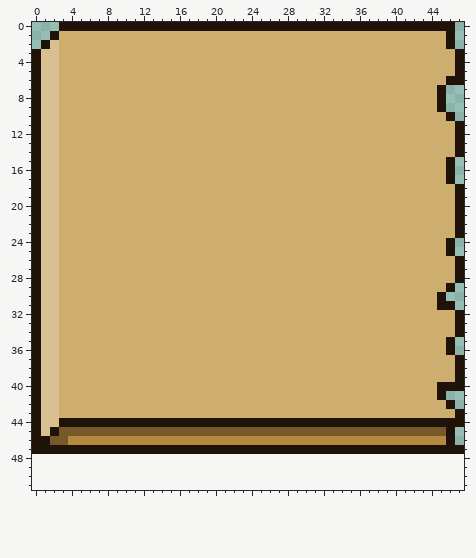
Edited in one commit: pixel-art sprite (Art/16x16 Pixel Art Roguelike (Forest) Pack/ui/book_ui_9-patch_right.png). This is how it looked before the edit.
The file is 48x48 pixels. The old version is drawn lined up with the new one, on the new canvas.
After:
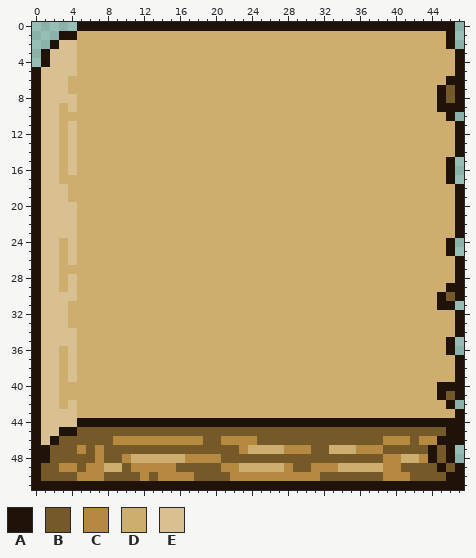
Palette (. is transparent): A #1f1209  B #755929  C #b58a40  D #ceae6f  E #d9c091
Changes in this commit:
canvas 48x48 -> 48x52
Changed rows in their new state; - is an unchanged pixel.
first column x 0:
 0 ---..-------------------------------------------
 1 --.AA-------------------------------------------
 2 -.AEE-------------------------------------------
 3 .A-EE-------------------------------------------
 4 .A-EE-------------------------------------------
 5 ---EE-------------------------------------------
 6 ---E--------------------------------------------
 7 ---E------------------------------------------BA
 8 ---EE-----------------------------------------BA
 9 ----E-----------------------------------------AA
11 ----E-------------------------------------------
12 ----E-------------------------------------------
13 ----E-------------------------------------------
14 ----E-------------------------------------------
15 ----E-------------------------------------------
16 ----E-------------------------------------------
18 ---E--------------------------------------------
19 ---E--------------------------------------------
20 ---EE-------------------------------------------
21 ---EE-------------------------------------------
22 ---EE-------------------------------------------
23 ---EE-------------------------------------------
24 ----E-------------------------------------------
25 ----E-------------------------------------------
26 ----E-------------------------------------------
28 ----E-------------------------------------------
29 ----E------------------------------------------A
30 ---EE-----------------------------------------BA
31 ---E--------------------------------------------
32 ---E--------------------------------------------
33 ---E--------------------------------------------
34 ---EE-------------------------------------------
35 ---EE-------------------------------------------
36 ----E-------------------------------------------
37 ----E-------------------------------------------
38 ----E-------------------------------------------
39 ----E-------------------------------------------
41 ----------------------------------------------BA
42 ----E-------------------------------------------
43 ---EE-------------------------------------------
44 ---EE-------------------------------------------
45 --EAA------------------------------------------A
46 -EA-BBBBB----------BB----BBBBBBBBBBBBBB---B--A-A
47 --BBBCBCBBBBBBBBBBBBBBBCDDDDCCCBBDDDCCCBBBBB-B-.
48 AABBBBBCBBCDDDDDDCCCCBBBBBBBBBBBBBBBBBBCCDDCABA-
49 ABBCCBCCDDBCCCCCBBBBBCCDDDDDCBBCCCDDDDDCCBBBBABA
50 ABBBBCCCBBBBCBCCCCBBBBCCCCCCCCCCBBBBBBBCCCBBBBAA
51 AAAAAAAAAAAAAAAAAAAAAAAAAAAAAAAAAAAAAAAAAAAAAAAA
Changed places in both pictures, as pixel boxes (x1, y1, x2, y2):
changed: (32, 22, 464, 490)
